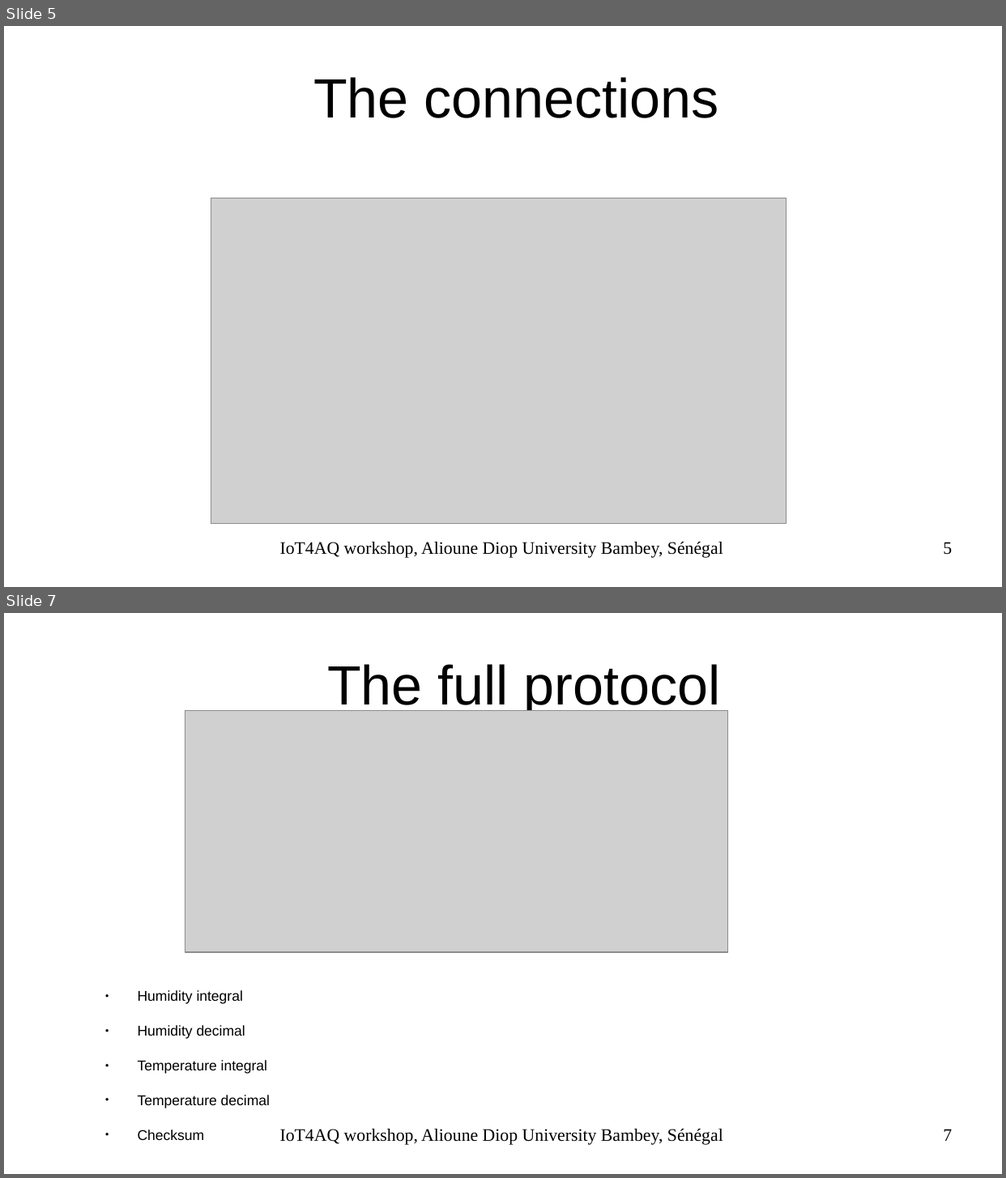
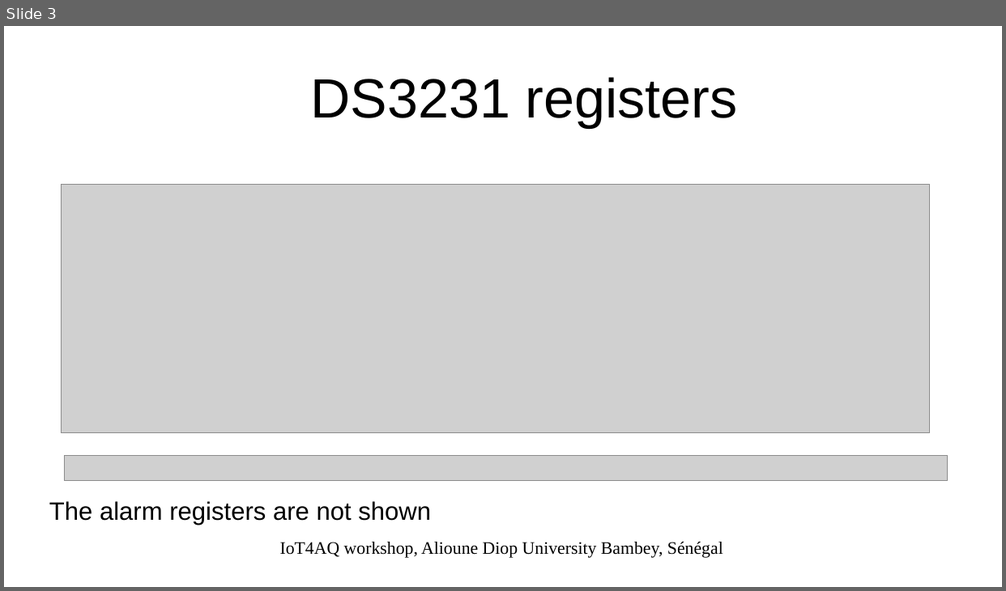
Before and after one commit to uraich/IoT4AQ, a slide deck: workshop/slides/iot4aq_rtc.odp. Shown one above the other, each under a label of ours: slides 5 and 7 before the commit, slide 3 after it; the slides between them are not shown. The pictures are 1006x1178 and 1006x591 pixels, drawn with LibreOffice and Linux fonts; fonts in the diff are those of the drawing; grey boxes stand for pictures; background and template pictures are left out. Boxes give left, top, right and bottom in pixels: in the first picture for what was removed or moved away, otherwise in the second. Text is boxed around its words. In the diff, an @@ line names an element or a change of style, - is before the commit and + after.

```diff
--- a/workshop/slides/iot4aq_rtc.odp
+++ b/workshop/slides/iot4aq_rtc.odp
@@ slide 7 removed at (4, 613, 1002, 1174), background #FFFFFF @@
@@ title removed at (327, 664, 721, 714) @@
-The full protocol
@@ picture removed at (185, 711, 728, 952) @@
@@ text removed at (138, 990, 270, 1140) @@
-● Humidity integral
-● Humidity decimal
-● Temperature integral
-● Temperature decimal
-● Checksum
@@ text removed at (280, 1129, 723, 1145) @@
-IoT4AQ workshop, Alioune Diop University Bambey, Sénégal
@@ page number removed at (943, 1129, 952, 1141) @@
-7
@@ what was slide 5 is now slide 3 @@
@@ slide 3 changed as well @@
@@ title at (310, 77, 738, 127): text changed @@
-The connections
+DS3231 registers
@@ picture: place and size @@
-picture at (211, 198, 786, 524)
+picture at (61, 185, 930, 433)
@@ picture added at (65, 456, 948, 481) @@
@@ text added at (49, 501, 431, 525), 20 pt, text #000000 @@
+The alarm registers are not shown
@@ page number removed at (943, 542, 952, 555) @@
-5
```
Also in this commit, not shown: 1 other slide changed, 1 slide added, 7 other slides removed, 4 other files.
